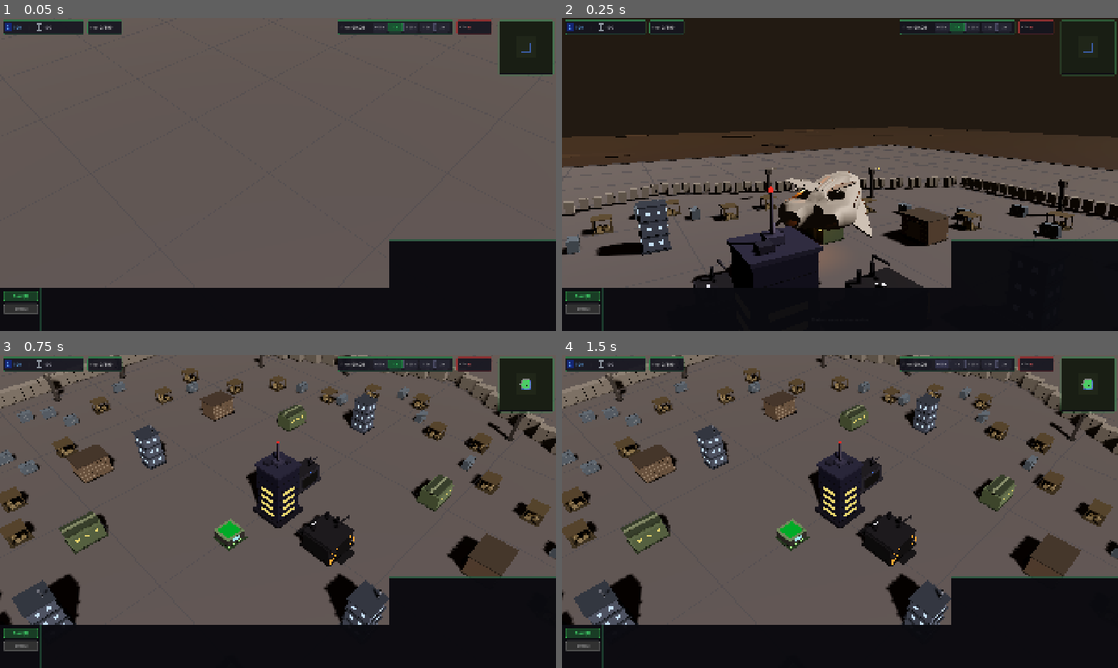
Above: before the commit, frames 1-4 (two rows, left to right).
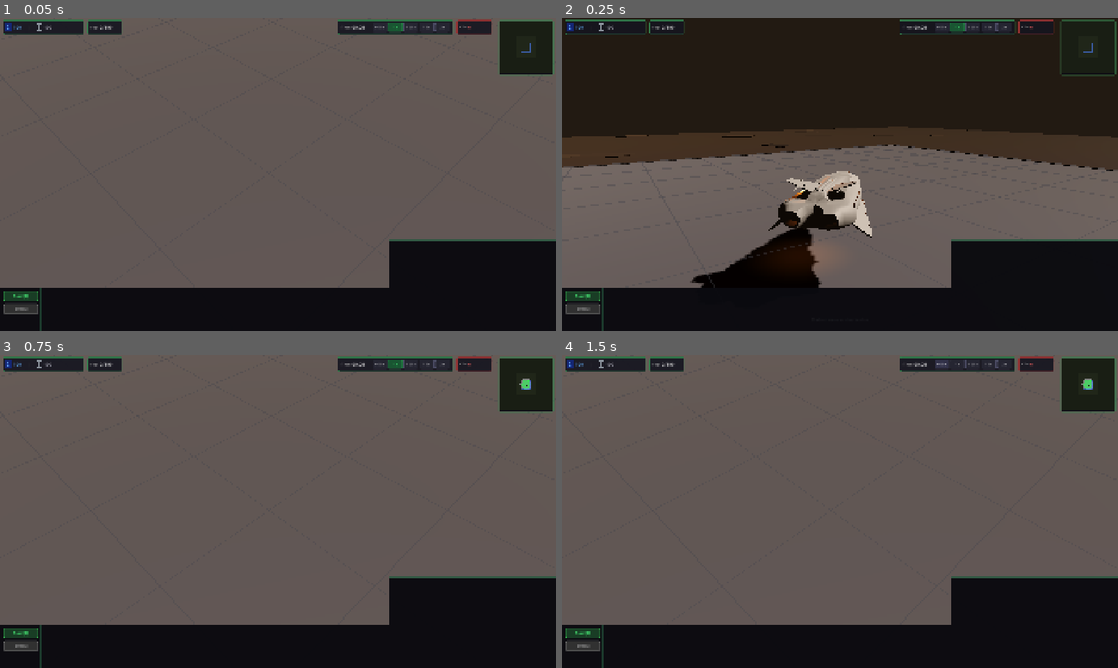
Above: after the commit, the same moments.

Repository: adamk2424/HoldtheLine
Game: Godot game, scene res://scenes/main.tscn
The game is run twice, just before and just after one commit, with the same random seed, the same clock (stepped at 60 frames per second) and the same inputs. Sound files missing from this copy of the repository are replaced by a short silence.
Inputs (mouse positions are in pixels of both pictures, inside the frame that each line leads up to):
- Up to frame 1 (0.05 s): no input
- Up to frame 2 (0.25 s): no input
- Up to frame 3 (0.75 s): tap Enter at 0.5 s; drag from (528, 386) to (333, 442) at 0.52 s
- Up to frame 4 (1.5 s): click "0.75x" at 1.25 s

Frame 1 is identical in both runs. In frame 2, 9.9% of the frame differs, in the area x 0-100%, y 47-87%; in frame 3, 15%, in the area x 0-100%, y 0-87%; in frame 4, 15%.
Error after the commit: Parse Error: Cannot infer the type of "tube_pos" variable because the value doesn't have a set type. (res://core/visual_generator.gd:328)

Commit message:
Task 1B: Enhanced tower turret systems with animation hooks
- Updated Autocannon: Added rotating turret body, barrel assembly with spinner, brass ejection ports, heat vents
- Updated Missile Battery: Added launcher assembly rotation, individual missile visibility, reload arm system, radar sweep
- Updated Rail Gun: Added energy conduit system, sequential coil activation, recoil dampener, capacitor bank

All towers now include proper node hierarchies and metadata for future animation systems:
- Rotation/elevation support for targeting
- Component-specific animation hooks (barrel spin, missile reload, energy charging)
- Visual enhancement with proper industrial details and energy effects

Diff:
--- a/core/visual_generator.gd
+++ b/core/visual_generator.gd
@@ -232,46 +232,162 @@
 # =============================================================================
 
 static func _create_autocannon(c: Color) -> Node3D:
-	## Military turret on pillar: rotating drum + twin barrels
+	## Military turret on pillar: rotating drum + twin barrels with animation hooks
 	var r := Node3D.new()
 	r.name = "Visual"
 	var dark := c.darkened(0.3)
 	var lite := c.lightened(0.2)
 	var h := _add_tower_pedestal(r, 0.3, 0.6, c)
-	# Turret body
-	_add_box(r, Vector3(0.5, 0.45, 0.5), Vector3(0, h + 0.225, 0), c)
+
+	# Turret base (stationary)
+	_add_box(r, Vector3(0.5, 0.25, 0.5), Vector3(0, h + 0.125, 0), c)
+
+	# Rotating turret body (this will rotate to track targets)
+	var turret_body := Node3D.new()
+	turret_body.name = "TurretBody"
+	turret_body.position = Vector3(0, h + 0.25, 0)
+	r.add_child(turret_body)
+
+	# Upper turret housing
+	_add_box(turret_body, Vector3(0.45, 0.35, 0.45), Vector3(0, 0.175, 0), c)
+
+	# Barrel assembly (this will elevate up/down)
+	var barrel_assembly := Node3D.new()
+	barrel_assembly.name = "BarrelAssembly"
+	barrel_assembly.position = Vector3(0, 0.25, 0.1)
+	turret_body.add_child(barrel_assembly)
+
 	# Barrel mount
-	_add_box(r, Vector3(0.25, 0.2, 0.15), Vector3(0, h + 0.35, 0.32), lite)
-	# Twin barrels
-	_add_box(r, Vector3(0.06, 0.06, 0.6), Vector3(-0.08, h + 0.38, 0.6), lite)
-	_add_box(r, Vector3(0.06, 0.06, 0.6), Vector3(0.08, h + 0.38, 0.6), lite)
-	# Ammo box on side
-	_add_box(r, Vector3(0.18, 0.15, 0.18), Vector3(-0.3, h + 0.2, 0), dark)
-	# Muzzle flash emissive tips
-	_add_muzzle_sphere(r, 0.04, Vector3(-0.08, h + 0.38, 0.9), Color(1.0, 0.8, 0.2), 2.0)
-	_add_muzzle_sphere(r, 0.04, Vector3(0.08, h + 0.38, 0.9), Color(1.0, 0.8, 0.2), 2.0)
+	_add_box(barrel_assembly, Vector3(0.25, 0.2, 0.15), Vector3(0, 0.0, 0.22), lite)
+
+	# Twin rotating barrels (will spin during firing)
+	var barrel_spinner := Node3D.new()
+	barrel_spinner.name = "BarrelSpinner"
+	barrel_spinner.position = Vector3(0, 0.0, 0.4)
+	barrel_assembly.add_child(barrel_spinner)
+
+	_add_box(barrel_spinner, Vector3(0.06, 0.06, 0.5), Vector3(-0.08, 0.0, 0.25), lite)
+	_add_box(barrel_spinner, Vector3(0.06, 0.06, 0.5), Vector3(0.08, 0.0, 0.25), lite)
+
+	# Barrel rifling details (visual enhancement)
+	_add_cylinder(barrel_spinner, 0.025, 0.5, Vector3(-0.08, 0.0, 0.25), lite.lightened(0.1))
+	_add_cylinder(barrel_spinner, 0.025, 0.5, Vector3(0.08, 0.0, 0.25), lite.lightened(0.1))
+
+	# Muzzle flash attachment points
+	_add_muzzle_sphere(barrel_spinner, 0.04, Vector3(-0.08, 0.0, 0.5), Color(1.0, 0.8, 0.2), 2.0)
+	_add_muzzle_sphere(barrel_spinner, 0.04, Vector3(0.08, 0.0, 0.5), Color(1.0, 0.8, 0.2), 2.0)
+
+	# Brass ejection ports (animation markers)
+	_add_box(turret_body, Vector3(0.04, 0.02, 0.06), Vector3(0.22, 0.15, 0.1), dark)
+	_add_box(turret_body, Vector3(0.04, 0.02, 0.06), Vector3(-0.22, 0.15, 0.1), dark)
+
+	# Ammo feed system
+	_add_box(turret_body, Vector3(0.18, 0.15, 0.18), Vector3(-0.25, 0.0, -0.15), dark)
+	_add_cylinder(turret_body, 0.03, 0.2, Vector3(-0.15, 0.1, 0.05), dark.darkened(0.2))  # Ammo belt feed
+
+	# Heat vents for sustained fire
+	_add_emissive_box(turret_body, Vector3(0.02, 0.08, 0.02), Vector3(0.15, 0.25, 0.2), Color(0.8, 0.4, 0.1), 1.0)
+	_add_emissive_box(turret_body, Vector3(0.02, 0.08, 0.02), Vector3(-0.15, 0.25, 0.2), Color(0.8, 0.4, 0.1), 1.0)
+
+	# Targeting laser mount point
+	_add_cylinder(turret_body, 0.015, 0.08, Vector3(0, 0.35, 0.2), Color(0.7, 0.1, 0.1))
+
+	# Animation metadata for future use
+	r.set_meta("turret_body_node", turret_body.get_path())
+	r.set_meta("barrel_assembly_node", barrel_assembly.get_path())
+	r.set_meta("barrel_spinner_node", barrel_spinner.get_path())
+	r.set_meta("supports_rotation", true)
+	r.set_meta("supports_elevation", true)
+	r.set_meta("supports_barrel_spin", true)
+
 	return r
 
 
 static func _create_missile_battery(c: Color) -> Node3D:
-	## Missile launcher on pillar: 4 launch tubes + radar dish
-	var r := Node3D.new()
-	r.name = "Visual"
-	var dark := c.darkened(0.3)
+	## Missile launcher on pillar: 4 launch tubes with reload system and guidance radar
+	var r := Node3D.new()
+	r.name = "Visual"
+	var dark := c.darkened(0.3)
+	var lite := c.lightened(0.2)
 	var h := _add_tower_pedestal(r, 0.35, 0.7, c)
-	# Launcher housing
+
+	# Launcher base housing
 	_add_box(r, Vector3(0.7, 0.4, 0.7), Vector3(0, h + 0.2, 0), c)
-	# 4 missile tubes
-	for tx in [-0.13, 0.13]:
-		for tz in [-0.13, 0.13]:
-			_add_cylinder(r, 0.07, 0.35, Vector3(tx, h + 0.575, tz), c.darkened(0.15))
-	# Tube openings (emissive)
-	for tx in [-0.13, 0.13]:
-		for tz in [-0.13, 0.13]:
-			_add_muzzle_sphere(r, 0.05, Vector3(tx, h + 0.75, tz), Color(0.9, 0.5, 0.1), 1.5)
-	# Small radar dish on back
-	_add_cylinder(r, 0.12, 0.03, Vector3(0, h + 0.55, -0.3), c.lightened(0.2))
-	_add_cylinder(r, 0.02, 0.15, Vector3(0, h + 0.48, -0.3), c.lightened(0.1))
+
+	# Rotating launcher assembly (for target tracking)
+	var launcher_assembly := Node3D.new()
+	launcher_assembly.name = "LauncherAssembly"
+	launcher_assembly.position = Vector3(0, h + 0.4, 0)
+	r.add_child(launcher_assembly)
+
+	# 4 missile tubes with individual missile visibility
+	var tube_positions := [Vector3(-0.13, 0.175, -0.13), Vector3(0.13, 0.175, -0.13),
+						Vector3(-0.13, 0.175, 0.13), Vector3(0.13, 0.175, 0.13)]
+
+	for i in range(4):
+		var tube_pos := tube_positions[i]
+		# Tube housing
+		_add_cylinder(launcher_assembly, 0.07, 0.35, tube_pos, dark)
+
+		# Missile inside tube (will be hidden/shown during reload)
+		var missile := Node3D.new()
+		missile.name = "Missile_" + str(i)
+		missile.position = tube_pos + Vector3(0, 0.1, 0)
+		launcher_assembly.add_child(missile)
+
+		# Missile body
+		_add_cylinder(missile, 0.04, 0.25, Vector3(0, 0, 0), Color(0.6, 0.6, 0.7))
+		# Missile warhead (red tip)
+		_add_cylinder(missile, 0.035, 0.08, Vector3(0, 0.16, 0), Color(0.8, 0.2, 0.1))
+		# Guidance fins
+		_add_box(missile, Vector3(0.08, 0.02, 0.02), Vector3(0, -0.08, 0), Color(0.4, 0.4, 0.5))
+		_add_box(missile, Vector3(0.02, 0.02, 0.08), Vector3(0, -0.08, 0), Color(0.4, 0.4, 0.5))
+
+		# Launch sequence marker (glows when ready to fire)
+		_add_muzzle_sphere(launcher_assembly, 0.05, tube_pos + Vector3(0, 0.35, 0), Color(0.9, 0.5, 0.1), 1.5)
+
+	# Reload mechanism (visible robotic arm)
+	var reload_arm := Node3D.new()
+	reload_arm.name = "ReloadArm"
+	reload_arm.position = Vector3(0.25, 0.15, -0.25)
+	launcher_assembly.add_child(reload_arm)
+
+	_add_box(reload_arm, Vector3(0.04, 0.04, 0.15), Vector3(0, 0, 0), lite)
+	_add_cylinder(reload_arm, 0.02, 0.08, Vector3(0, 0, 0.12), lite.lightened(0.1))
+
+	# Missile storage magazine
+	_add_box(launcher_assembly, Vector3(0.25, 0.2, 0.15), Vector3(-0.35, -0.1, -0.25), dark)
+	_add_emissive_sphere(launcher_assembly, 0.02, Vector3(-0.35, 0.05, -0.25), Color(0.2, 1.0, 0.2), 2.0)  # Ready indicator
+
+	# Guidance radar system (rotating dish)
+	var radar_system := Node3D.new()
+	radar_system.name = "RadarSystem"
+	radar_system.position = Vector3(0, 0.15, -0.3)
+	launcher_assembly.add_child(radar_system)
+
+	_add_cylinder(radar_system, 0.12, 0.03, Vector3(0, 0, 0), lite)
+	_add_cylinder(radar_system, 0.02, 0.15, Vector3(0, -0.075, 0), lite.darkened(0.1))
+	# Radar sweep indicator
+	_add_emissive_box(radar_system, Vector3(0.15, 0.01, 0.02), Vector3(0, 0.02, 0), Color(0.2, 0.8, 0.2), 2.0)
+
+	# Status lights around base
+	_add_emissive_sphere(launcher_assembly, 0.03, Vector3(0.3, -0.15, 0.3), Color(0.2, 1.0, 0.2), 2.0)
+	_add_emissive_sphere(launcher_assembly, 0.03, Vector3(-0.3, -0.15, 0.3), Color(0.2, 1.0, 0.2), 2.0)
+
+	# Exhaust vents for smoke trails
+	for i in range(4):
+		var vent_pos := tube_positions[i] + Vector3(0, 0.4, 0)
+		_add_cylinder(launcher_assembly, 0.02, 0.05, vent_pos, dark.darkened(0.3))
+
+	# Animation metadata
+	r.set_meta("launcher_assembly_node", launcher_assembly.get_path())
+	r.set_meta("radar_system_node", radar_system.get_path())
+	r.set_meta("reload_arm_node", reload_arm.get_path())
+	r.set_meta("missile_count", 4)
+	r.set_meta("supports_rotation", true)
+	r.set_meta("supports_missile_visibility", true)
+	r.set_meta("supports_radar_sweep", true)
+
 	return r
 
 
@@ -410,25 +526,99 @@
 
 
 static func _create_rail_gun(c: Color) -> Node3D:
-	## Sleek sniper on pillar: tall spine + long barrel with coil rings
+	## Sleek sniper on pillar: energy conduit system with charging effects and recoil mechanics
 	var r := Node3D.new()
 	r.name = "Visual"
 	var dark := c.darkened(0.3)
 	var lite := c.lightened(0.2)
+	var energy_blue := Color(0.3, 0.6, 1.0)
 	var h := _add_tower_pedestal(r, 0.25, 0.5, c)
-	# Support spine
+
+	# Support spine with energy conduit housing
 	_add_box(r, Vector3(0.15, 1.2, 0.15), Vector3(0, h + 0.6, 0), c)
-	# Barrel housing (extends forward along Z)
-	_add_box(r, Vector3(0.1, 0.1, 1.0), Vector3(0, h + 1.1, 0.5), lite)
-	# Coil rings around barrel
-	for i in range(3):
-		var z_pos: float = 0.2 + i * 0.3
-		_add_emissive_box(r, Vector3(0.16, 0.16, 0.03), Vector3(0, h + 1.1, z_pos), Color(0.3, 0.5, 0.8), 1.5)
-	# Emissive tip
-	_add_muzzle_sphere(r, 0.06, Vector3(0, h + 1.1, 1.0), Color(0.4, 0.6, 1.0), 3.0)
-	# Stabilizer fins
+
+	# Energy conduit system (glows during charge-up)
+	var conduit_system := Node3D.new()
+	conduit_system.name = "ConduitSystem"
+	conduit_system.position = Vector3(0, h, 0)
+	r.add_child(conduit_system)
+
+	# Main energy conduits running up the spine
+	_add_emissive_box(conduit_system, Vector3(0.02, 1.15, 0.02), Vector3(0.04, 0.625, 0.04), energy_blue, 1.0)
+	_add_emissive_box(conduit_system, Vector3(0.02, 1.15, 0.02), Vector3(-0.04, 0.625, 0.04), energy_blue, 1.0)
+	_add_emissive_box(conduit_system, Vector3(0.02, 1.15, 0.02), Vector3(0.04, 0.625, -0.04), energy_blue, 1.0)
+	_add_emissive_box(conduit_system, Vector3(0.02, 1.15, 0.02), Vector3(-0.04, 0.625, -0.04), energy_blue, 1.0)
+
+	# Barrel assembly (will recoil backward on firing)
+	var barrel_assembly := Node3D.new()
+	barrel_assembly.name = "BarrelAssembly"
+	barrel_assembly.position = Vector3(0, h + 1.1, 0)
+	r.add_child(barrel_assembly)
+
+	# Main barrel housing
+	_add_box(barrel_assembly, Vector3(0.1, 0.1, 1.0), Vector3(0, 0, 0.5), lite)
+
+	# Energy acceleration coils (charge up sequentially)
+	var coil_positions := [0.15, 0.4, 0.65, 0.9]
+	for i in range(coil_positions.size()):
+		var z_pos: float = coil_positions[i]
+		var coil := Node3D.new()
+		coil.name = "AcceleratorCoil_" + str(i)
+		coil.position = Vector3(0, 0, z_pos)
+		barrel_assembly.add_child(coil)
+
+		_add_emissive_box(coil, Vector3(0.16, 0.16, 0.03), Vector3(0, 0, 0), energy_blue, 1.5)
+		# Inner energy ring
+		_add_emissive_box(coil, Vector3(0.08, 0.08, 0.02), Vector3(0, 0, 0.01), energy_blue.lightened(0.3), 2.0)
+
+	# Muzzle tip with focusing elements
+	_add_cylinder(barrel_assembly, 0.04, 0.08, Vector3(0, 0, 1.04), lite.lightened(0.2))
+	_add_muzzle_sphere(barrel_assembly, 0.06, Vector3(0, 0, 1.08), energy_blue.lightened(0.5), 3.0)
+
+	# Recoil dampener system
+	var recoil_dampener := Node3D.new()
+	recoil_dampener.name = "RecoilDampener"
+	recoil_dampener.position = Vector3(0, h + 0.8, -0.1)
+	r.add_child(recoil_dampener)
+
+	_add_cylinder(recoil_dampener, 0.04, 0.2, Vector3(0, 0, 0), dark.darkened(0.2))
+	_add_cylinder(recoil_dampener, 0.06, 0.05, Vector3(0, 0.1, 0), dark)
+
+	# Capacitor bank (stores energy for shots)
+	var capacitor_bank := Node3D.new()
+	capacitor_bank.name = "CapacitorBank"
+	capacitor_bank.position = Vector3(0, h + 0.3, -0.2)
+	r.add_child(capacitor_bank)
+
+	_add_box(capacitor_bank, Vector3(0.2, 0.15, 0.12), Vector3(0, 0, 0), dark)
+	_add_emissive_sphere(capacitor_bank, 0.03, Vector3(0.08, 0.08, 0.06), energy_blue, 2.0)
+	_add_emissive_sphere(capacitor_bank, 0.03, Vector3(-0.08, 0.08, 0.06), energy_blue, 2.0)
+
+	# Energy transfer relays
+	_add_emissive_box(conduit_system, Vector3(0.04, 0.02, 0.08), Vector3(0, 0.35, -0.1), energy_blue, 1.5)
+	_add_emissive_box(conduit_system, Vector3(0.04, 0.02, 0.08), Vector3(0, 0.6, 0), energy_blue, 1.5)
+	_add_emissive_box(conduit_system, Vector3(0.04, 0.02, 0.08), Vector3(0, 0.9, 0.1), energy_blue, 1.5)
+
+	# Stabilizer fins with micro-adjusters
 	_add_box(r, Vector3(0.4, 0.06, 0.06), Vector3(0, h + 0.15, 0), dark)
 	_add_box(r, Vector3(0.06, 0.06, 0.4), Vector3(0, h + 0.15, 0), dark)
+	_add_cylinder(r, 0.01, 0.04, Vector3(0.2, h + 0.18, 0), lite)
+	_add_cylinder(r, 0.01, 0.04, Vector3(-0.2, h + 0.18, 0), lite)
+
+	# Targeting computer housing
+	_add_box(r, Vector3(0.12, 0.08, 0.08), Vector3(-0.1, h + 0.9, -0.08), dark.lightened(0.1))
+	_add_emissive_sphere(r, 0.02, Vector3(-0.1, h + 0.94, -0.04), Color(0.8, 0.2, 0.2), 2.0)  # Targeting laser
+
+	# Animation metadata
+	r.set_meta("conduit_system_node", conduit_system.get_path())
+	r.set_meta("barrel_assembly_node", barrel_assembly.get_path())
+	r.set_meta("recoil_dampener_node", recoil_dampener.get_path())
+	r.set_meta("capacitor_bank_node", capacitor_bank.get_path())
+	r.set_meta("coil_count", coil_positions.size())
+	r.set_meta("supports_energy_charging", true)
+	r.set_meta("supports_recoil", true)
+	r.set_meta("supports_sequential_coil_activation", true)
+
 	return r
 
 
